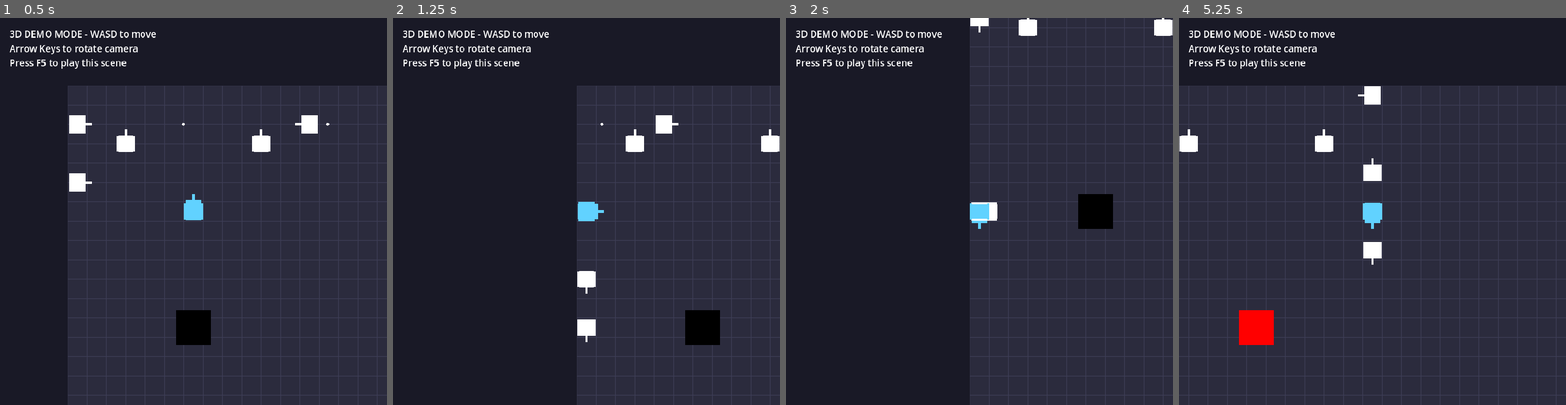
Above: before the commit, frames 1-4 (left to right).
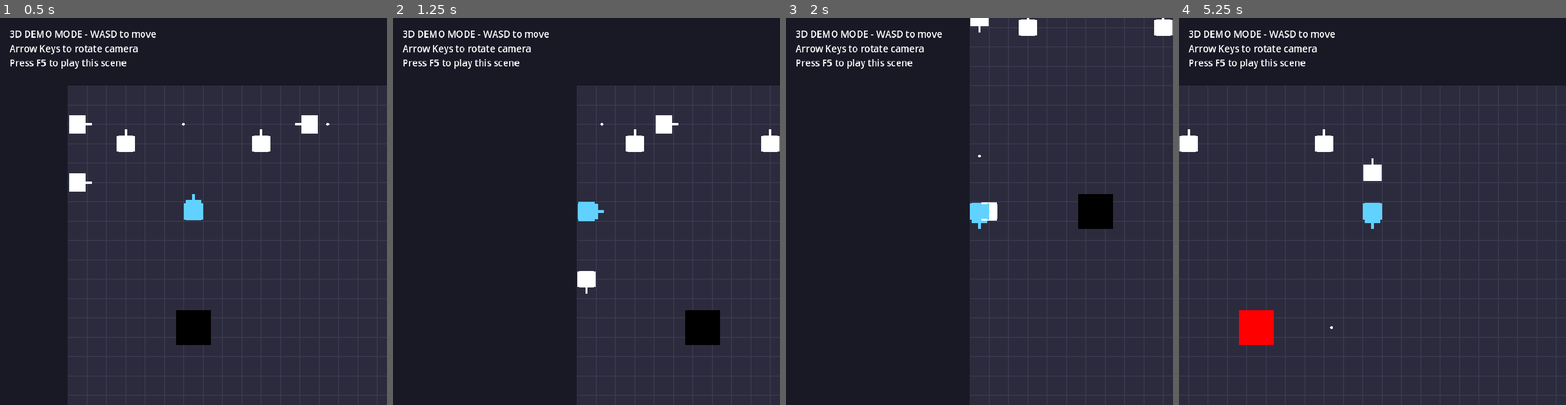
Above: after the commit, the same moments.

Repository: matibat/TANKS1990
Game: Godot game, scene res://scenes3d/demo3d.tscn
Two runs of this game, one before a commit and one after it. Both use one fixed random seed, a clock stepped at 60 frames per second and the inputs below.
Inputs (mouse positions are in pixels of both pictures, inside the frame that each line leads up to):
- Up to frame 1 (0.5 s): no input
- Up to frame 2 (1.25 s): tap F at 0.5 s; move the mouse to (671, 192) at 0.52 s; hold D (move_right) from 0.53 s (still down); tap Space (fire) at 0.6 s; click (671, 192) at 0.67 s
- Up to frame 3 (2 s): tap F at 1.25 s; move the mouse to (902, 230) at 1.27 s; release D (move_right) at 1.28 s; hold S (move_down) from 1.28 s (still down); tap Space (fire) at 1.35 s
- Up to frame 4 (5.25 s): tap F every 0.75 s from 2 to 4.25 s; move the mouse to (1411, 126) at 2.02 s; release S (move_down) at 2.03 s; hold D (move_right) 2.03-2.78 s; tap Space (fire) every 0.75 s from 2.1 to 5.1 s; move the mouse to (1353, 288) at 2.77 s; hold W (move_up) 2.78-3.53 s; click (1353, 288) at 2.92 s; move the mouse to (1488, 269) at 3.52 s; hold A (move_left) 3.53-5.03 s; move the mouse to (1256, 153) at 4.27 s; move the mouse to (1391, 211) at 5.02 s; hold S (move_down) from 5.03 s (still down); click (1391, 211) at 5.17 s

Frame 1 is identical in both runs. In frame 2, 0.2% of the frame differs, in the area x 47-53%, y 77-84%; in frame 3, less than 0.1%; in frame 4, 0.4%, in the area x 39-53%, y 17-81%.

Commit message:
fix: assign tank ids in controller

Diff:
--- a/scenes3d/game_controller_3d.gd
+++ b/scenes3d/game_controller_3d.gd
@@ -16,6 +16,9 @@
 const MAP_MIN = 0.0
 const MAP_MAX = 26.0
 const TANK_HALF_SIZE = 0.5
+
+# Tank ID assignment
+var next_tank_id: int = 1
 
 # Enemy spawning
 
@@ -30,6 +33,9 @@
 	if player_tank:
 		print("✓ Player tank found at: ", player_tank.global_position)
 		player_tank.visible = true
+		# CRITICAL: Assign unique tank ID to player
+		player_tank.tank_id = next_tank_id
+		next_tank_id += 1
 	else:
 		push_error("❌ Player tank not found!")
 
@@ -114,6 +120,10 @@
 		enemy.global_position = pos
 		enemy.tank_type = Tank3D.TankType.BASIC
 
+		# CRITICAL: Assign unique tank ID to each enemy
+		enemy.tank_id = next_tank_id
+		next_tank_id += 1
+
 		# Add AI controller
 		var ai = SimpleAI3D.new()
 		ai.tank = enemy
